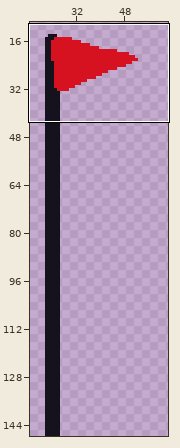
File history of a pixel-art file, sprites/pole.aseprite. Above: a wide view before the commit, with the close-up outlined.
Close-up. As it was:
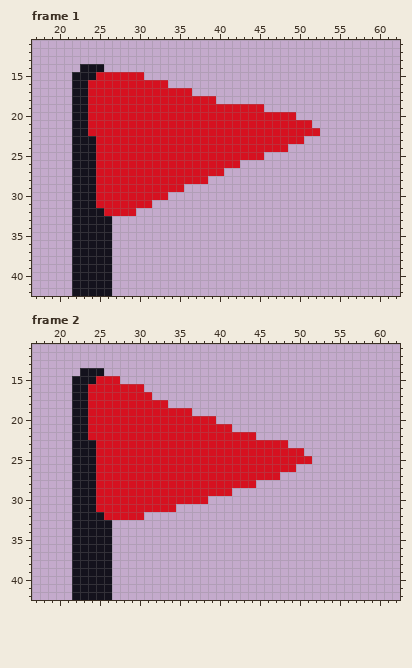
64x148 pixels, 2 frames. Shown: frame 1: x 17..62, y 11..42; frame 2: x 17..62, y 11..42. The wide view leaves out empty margins.
Now the later version:
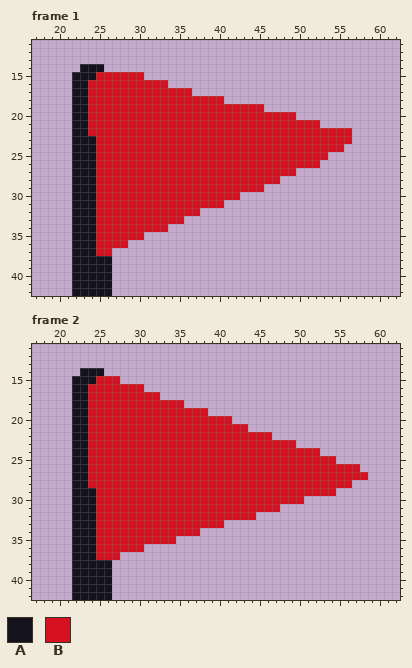
Palette (. is transparent): A #14121d  B #d61120
Change:
Frame 1:
y 18: x 40 . -> B
y 21: x 52 . -> B
y 22: x 53..56 .... -> BBBB
y 23: x 51..56 ...... -> BBBBBB
y 24: x 49..55 ....... -> BBBBBBB
y 25: x 46..53 ........ -> BBBBBBBB
y 26: x 43..52 .......... -> BBBBBBBBBB
y 27: x 41..49 ......... -> BBBBBBBBB
y 28: x 39..47 ......... -> BBBBBBBBB
y 29: x 36..45 .......... -> BBBBBBBBBB
y 30: x 34..42 ......... -> BBBBBBBBB
y 31: x 32..40 ......... -> BBBBBBBBB
y 32: x 25 A -> B; x 30..37 ........ -> BBBBBBBB
y 33: x 25..35 AA......... -> BBBBBBBBBBB
y 34: x 25..33 AA....... -> BBBBBBBBB
y 35: x 25..30 AA.... -> BBBBBB
y 36: x 25..28 AA.. -> BBBB
y 37: x 25..26 AA -> BB
Frame 2:
y 17: x 32 . -> B
y 18: x 34..35 .. -> BB
y 19: x 37..38 .. -> BB
y 20: x 40..41 .. -> BB
y 21: x 42..43 .. -> BB
y 22: x 45..46 .. -> BB
y 23: x 24 A -> B; x 49 . -> B
y 24: x 24 A -> B; x 51..52 .. -> BB
y 25: x 24 A -> B; x 52..54 ... -> BBB
y 26: x 24 A -> B; x 50..57 ........ -> BBBBBBBB
y 27: x 24 A -> B; x 48..58 ........... -> BBBBBBBBBBB
y 28: x 24 A -> B; x 45..56 ............ -> BBBBBBBBBBBB
y 29: x 42..54 ............. -> BBBBBBBBBBBBB
y 30: x 39..50 ............ -> BBBBBBBBBBBB
y 31: x 35..47 ............. -> BBBBBBBBBBBBB
y 32: x 25 A -> B; x 31..44 .............. -> BBBBBBBBBBBBBB
y 33: x 25..40 AA.............. -> BBBBBBBBBBBBBBBB
y 34: x 25..37 AA........... -> BBBBBBBBBBBBB
y 35: x 25..34 AA........ -> BBBBBBBBBB
y 36: x 25..30 AA.... -> BBBBBB
y 37: x 25..27 AA. -> BBB
Boxes around the changes in both close-ups, in picture pixels (x1, y1, x2, y2):
added: (216, 96, 224, 104)
changed: (96, 120, 352, 256)
changed: (96, 392, 368, 560)
changed: (88, 440, 96, 488)
